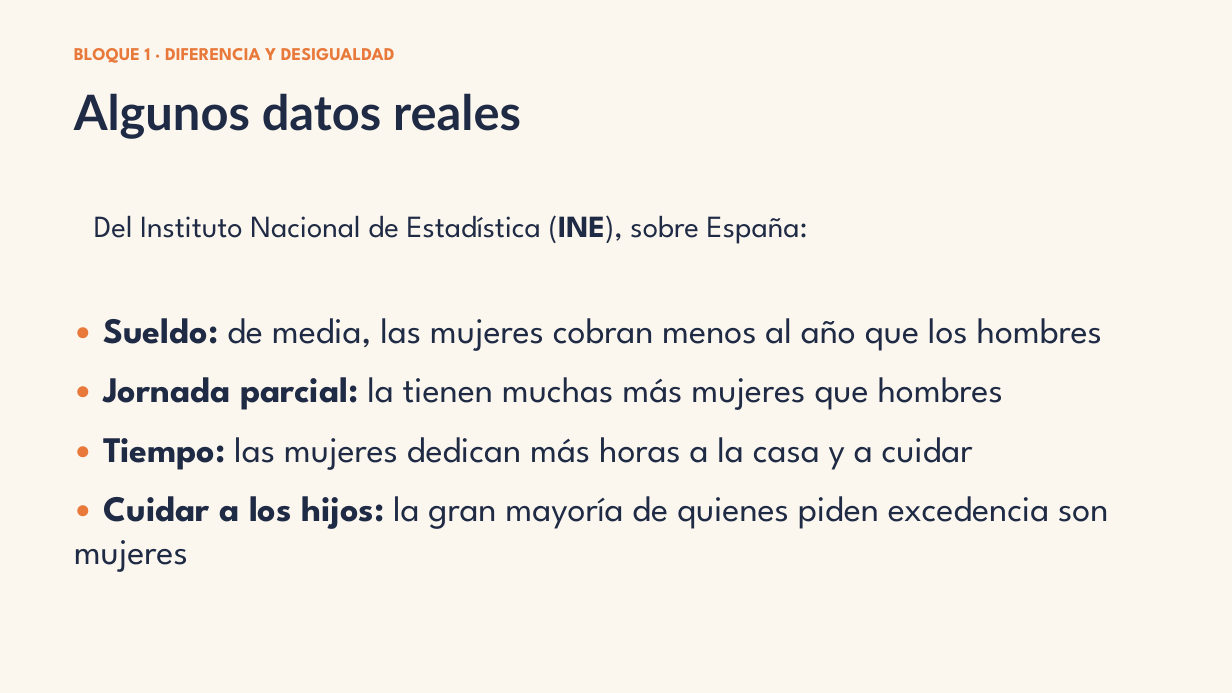
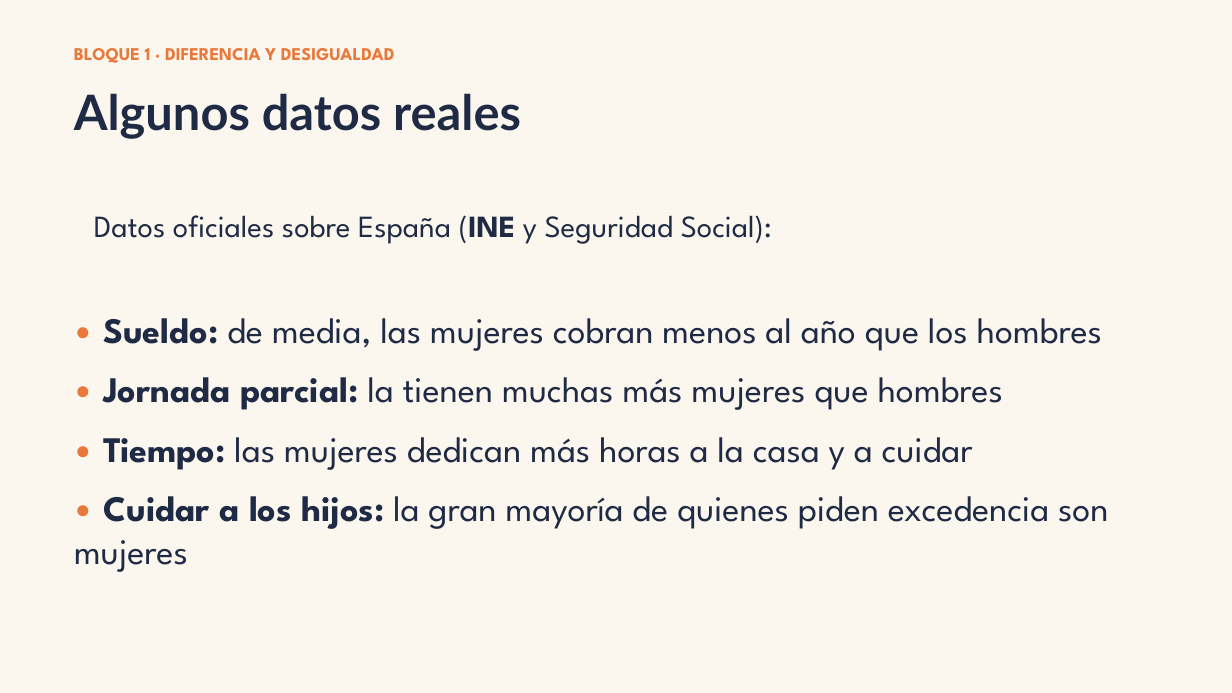
Before and after one commit to mikagiuri/pensamiento-critico-web, a slide deck: slide 8 of curso/pptx/S82.pptx. Drawn at 1232x693 pixels with LibreOffice and Linux fonts; fonts in the diff are those of the drawing. Boxes give left, top, right and bottom in pixels: in the first picture for what was removed or moved away, otherwise in the second. Text is boxed around its words. In the diff, an @@ line names an element or a change of style, - is before the commit and + after.

```diff
--- a/curso/pptx/S82.pptx
+++ b/curso/pptx/S82.pptx
@@ text at (94, 215, 772, 244): text changed @@
-Del Instituto Nacional de Estadística (INE), sobre España:
+Datos oficiales sobre España (INE y Seguridad Social):
```
Also in this commit, not shown: 8 other files.
